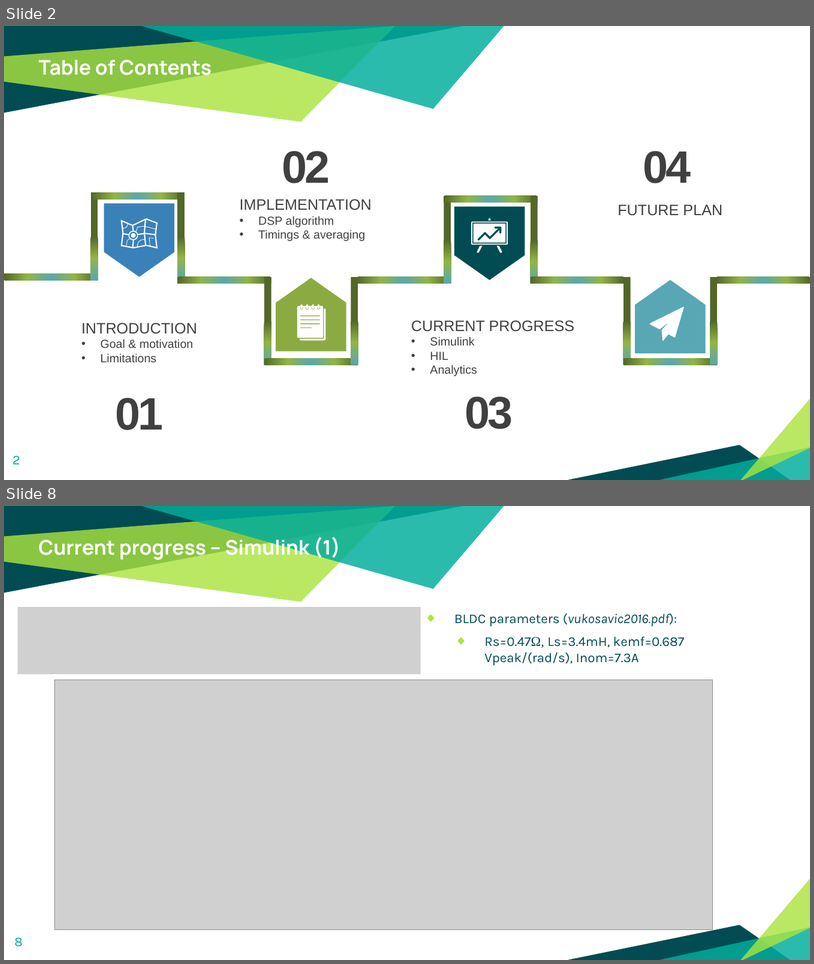
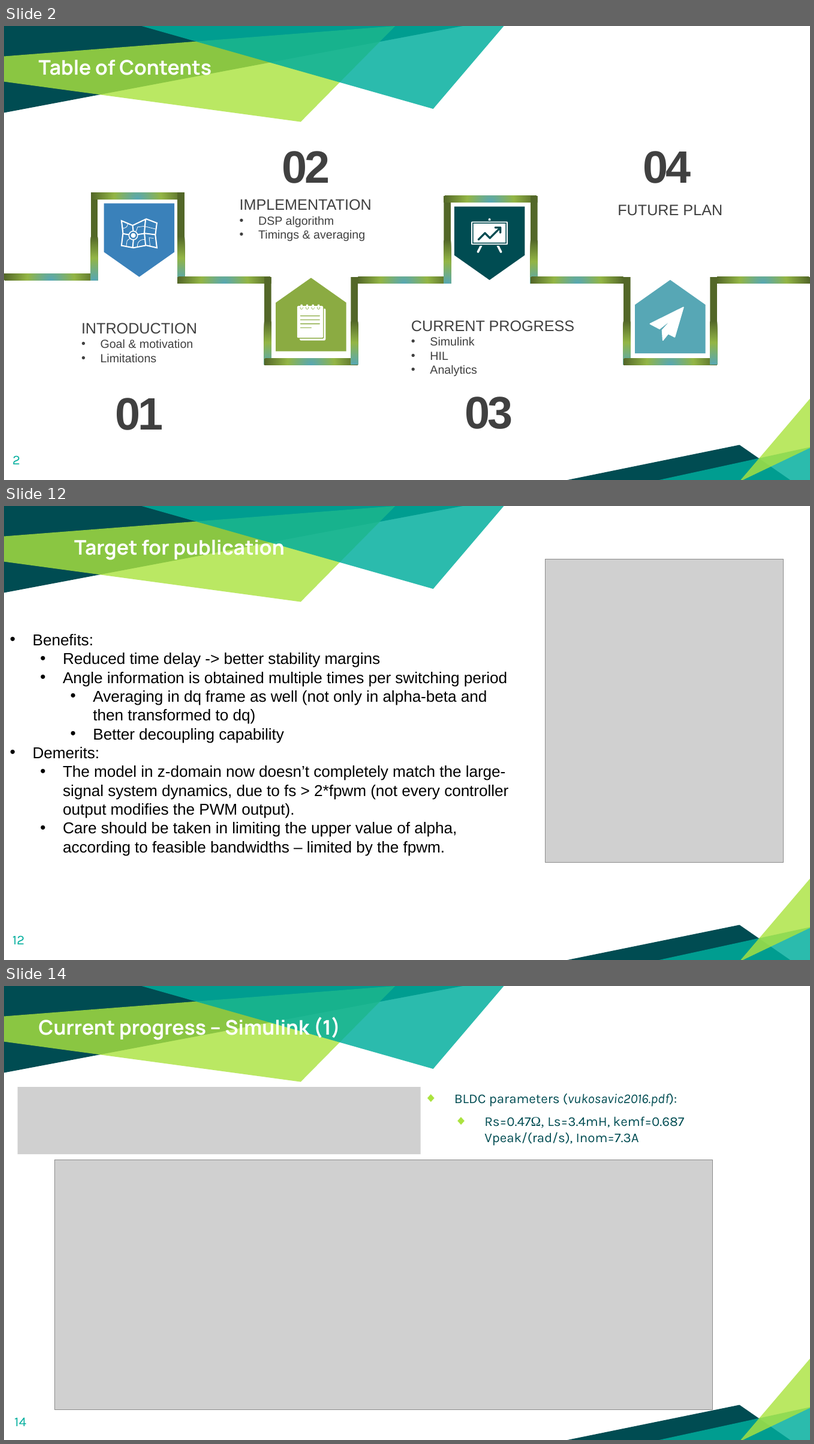
Before and after one commit to Rule2102/DSP_project1, a slide deck: docs/An Improved Current Loop Bandwidth and Axis Decoupling.pptx. Shown one above the other, each under a label of ours: slides 2 and 8 before the commit, slides 2, 12 and 14 after it; the slides between them are not shown. The pictures are 814x964 and 814x1444 pixels, drawn with LibreOffice and Linux fonts; fonts in the diff are those of the drawing; grey boxes stand for pictures. Boxes give left, top, right and bottom in pixels: in the first picture for what was removed or moved away, otherwise in the second. Text is boxed around its words. In the diff, an @@ line names an element or a change of style, - is before the commit and + after.

```diff
--- a/docs/An Improved Current Loop Bandwidth and Axis Decoupling.pptx
+++ b/docs/An Improved Current Loop Bandwidth and Axis Decoupling.pptx
@@ slide 12 added at bbox=[4, 506, 810, 960], background #FFFFFF; not listed: 6 template elements that a slide beside it also shows @@
@@ text added at bbox=[74, 536, 284, 561], 24 pt, text #FFFFFF, bold @@
+Target for publication
@@ picture added at bbox=[545, 559, 784, 862] @@
@@ text added at bbox=[33, 634, 509, 855], 18.7 pt, text #000000 @@
+• Benefits:
+  • Reduced time delay -> better stability margins
+  • Angle information is obtained multiple times per switching period
+    • Averaging in dq frame as well (not only in alpha-beta and then transformed to dq)
+    • Better decoupling capability
+• Demerits:
+  • The model in z-domain now doesn’t completely match the large-signal system dynamics, due to fs > 2*fpwm (not every controller output modifies the PWM output).
+  • Care should be taken in limiting the upper value of alpha, according to feasible bandwidths – limited by the fpwm.
@@ page number added at bbox=[12, 935, 24, 944], 16 pt, text #00AE9D @@
+12
@@ what was slide 8 is now slide 14 @@
@@ page number at bbox=[14, 1417, 26, 1426]: text changed @@
-8
+14
```
Also in this commit, not shown: 6 slides changed, 11 other slides added, 6 slides removed.
